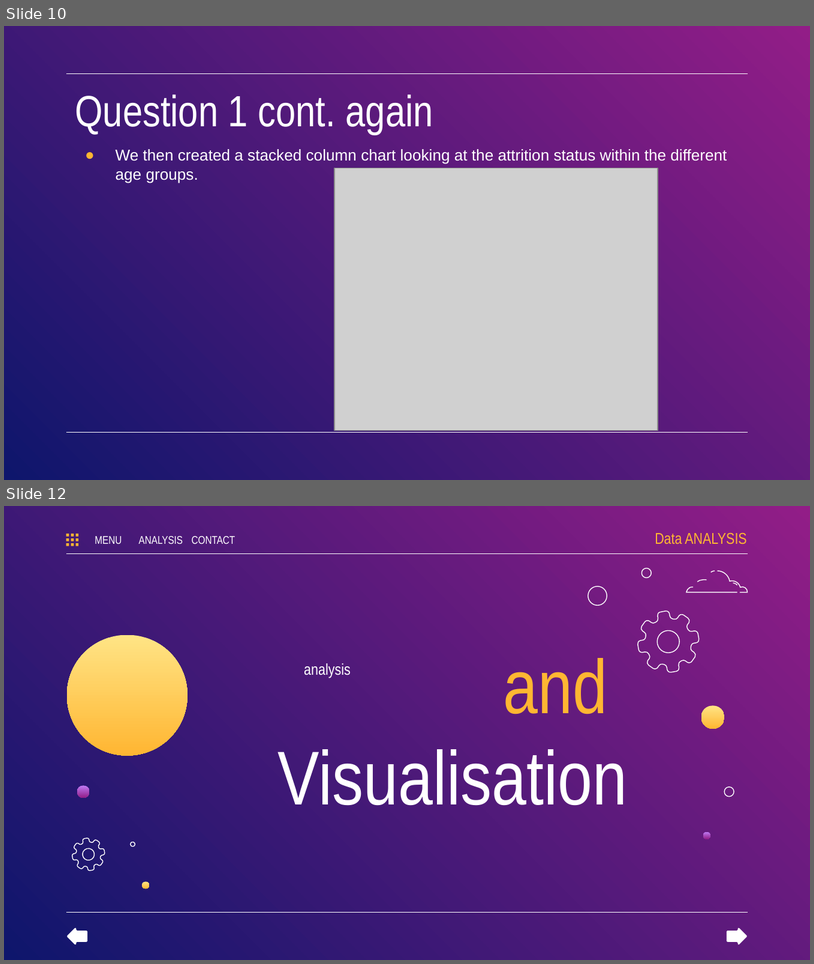
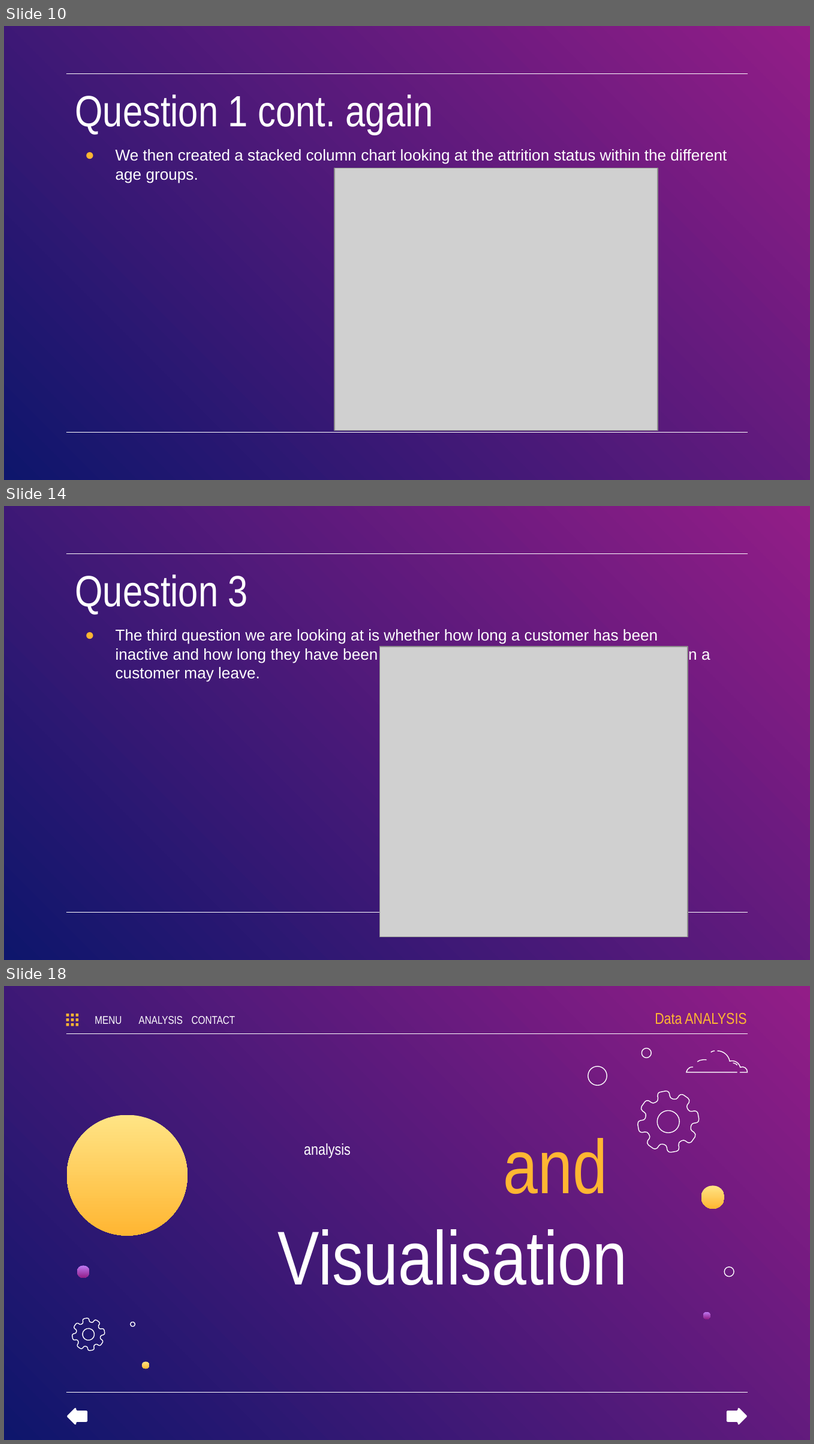
Before and after one commit to Emziicles/Project1-CreditCard, a slide deck: PresentationFile/Project Slides - v2.pptx. Shown one above the other, each under a label of ours: slides 10 and 12 before the commit, slides 10, 14 and 18 after it; the slides between them are not shown. The pictures are 814x964 and 814x1444 pixels, drawn with LibreOffice and Linux fonts; fonts in the diff are those of the drawing; grey boxes stand for pictures. Boxes give left, top, right and bottom in pixels: in the first picture for what was removed or moved away, otherwise in the second. Text is boxed around its words. In the diff, an @@ line names an element or a change of style, - is before the commit and + after.

```diff
--- a/PresentationFile/Project Slides - v2.pptx
+++ b/PresentationFile/Project Slides - v2.pptx
@@ slide 14 added at box(4, 506, 810, 960), background gradient #921D87 to #0E166C; not listed: 2 template elements that a slide beside it also shows @@
@@ title added at box(75, 574, 248, 615), 39 pt, text #FFFFFF @@
+Question 3
@@ subtitle added at box(116, 629, 711, 682), 14 pt, text #FFFFFF @@
+● The third question we are looking at is whether how long a customer has been inactive and how long they have been with the bank can give any indication of when a customer may leave.
@@ picture added at box(380, 646, 688, 937) @@
@@ what was slide 12 is now slide 18 @@
```
Also in this commit, not shown: 1 slide changed, 5 other slides added.
